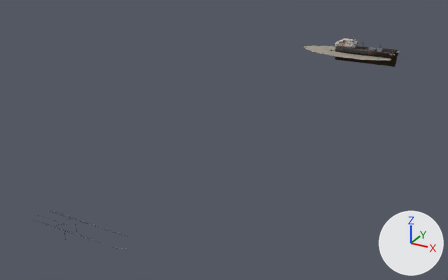
One commit to the glTF model public/assets/models/wasteland/scablands/ships.glb: the scene before it, then after it.
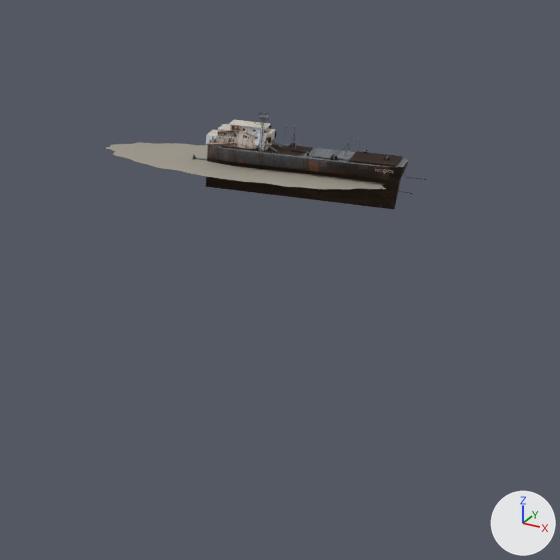
There are two pictures of each version: one whole from a 50 mm lens placed at (223.0, -234.0, 200.0), pointed at (-20.0, 208.0, -22.0), one close up on the part from 60% to 100% of the width and 0% to 64% of the height. Every picture has the same lights, and +X, +Y and +Z are marked at lower right. The last two pictures show the newer version. Where no turn or scale is listed for an object, it has been applied to the vertices. Vertices at exactly the same position are counted once.

Names of what the first close-up shows: 'ship-patience geometry', 'ship-patience:mast geometry', 'ship-patience:upperworks geometry', 'ship-place-spread-sand-0'.
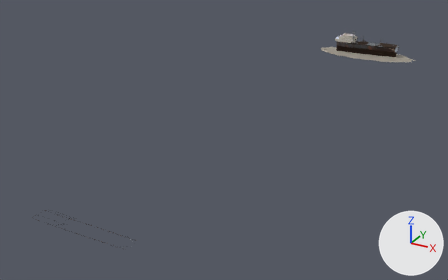
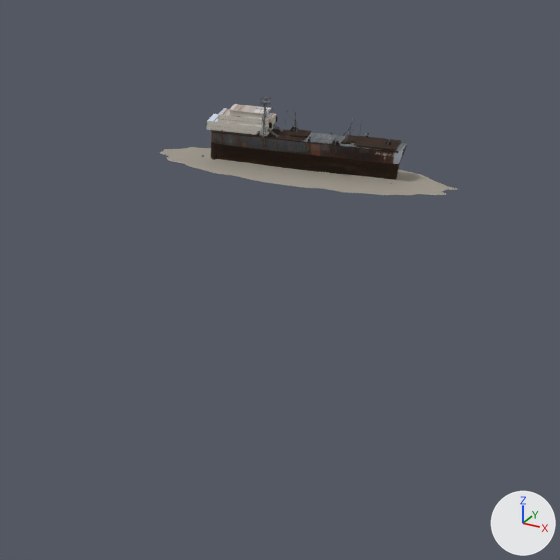
ob_ship_patience is not drawn itself; it is the parent of ob_ship_patience_geometry, ob_ship_patience_hull_bow_name__1, ob_ship_patience_hull_bow_name_1, ob_ship_patience_mast, ob_ship_patience_propeller, ob_ship_patience_rudder_geometry.

Where the newer file only moved an object's origin or applied its transform, the numbers keep the older frame.

What changed in the scene script:
```text
Change me_ship_patience_hull_welded_hull:
    used by ob_ship_patience_geometry; parent = ob_ship_patience; location = (0.0, 0.0000321, 0.0)
    remove me_ship_patience_hull_welded_hull.from_pydata(...)  # 3675 vertices, 6098 faces; spans x -37.0..37.0, y -8.2..8.2, z -12.8..15.2
    add me_ship_patience_hull_welded_hull.from_pydata(...)  # 3443 vertices, 5910 faces; spans x -36.0..36.0, y -7.5..7.5, z -12.2..15.2
    me_ship_patience_hull_welded_hull part 1: a new loose piece, a box spanning x -34.56..34.56, y -5.64..5.64, z 4.64..5.0, in mat_town___rusted_steel (picture img_town_tile___rusted_steel)
    me_ship_patience_hull_welded_hull part 2: the loose piece of 187 vertices spanning x -37.0..37.0, y -8.2..8.2, z -12.8..5.1 is rebuilt with 187 vertices and now spans x -36.0..36.0, y -5.7..5.7, z -12.2..5.2
    me_ship_patience_hull_welded_hull part 3: the loose piece of 8 vertices spanning x 12.6..33.3, y -5.3..5.3, z 5.4..5.7 is rebuilt with 8 vertices and now spans x 18.5..33.5, y -5.5..5.5, z 5.3..5.8, in mat_town___rusted_steel (picture img_town_tile___rusted_steel)
    me_ship_patience_hull_welded_hull part 4: 149 loose pieces with 1384 vertices, spanning x -33.0..34.5, y -6.9..6.9, z 4.6..12.7, are deleted
    me_ship_patience_hull_welded_hull part 5: 10 vertices moved within x 19.8, y -2.4..-2.0, z 8.5..8.6; 50 vertices removed from x -4.7..19.8, y -6.6..5.7, z 5.1..8.6; 1194 vertices added at x -35.0..35.0, y -5.5..6.3, z 5.0..8.5
    me_ship_patience_hull_welded_hull part 6: 3063 kept faces spanning x -31.0..31.5, y -7.5..7.5, z 5.1..15.2 get new texture (UV) coordinates
    other edits to the shape of me_ship_patience_hull_welded_hull do not show in these pictures
    remove me_ship_patience_hull_welded_hull.materials.append(mat_town___dirty_glass)  # picture img_town_tile___dirty_glass
Change me_patience_aft_deckhouse_thick_photographic_panels:
    remove me_patience_aft_deckhouse_thick_photographic_panels.from_pydata(...)  # 224 vertices, 432 faces; spans x -37.2..-12.7, y -7.2..3.7, z 5.2..13.5
    add me_patience_aft_deckhouse_thick_photographic_panels.from_pydata(...)  # 224 vertices, 432 faces; spans x -37.2..-12.6, y -7.8..3.3, z 10.9..19.7
    me_patience_aft_deckhouse_thick_photographic_panels part 7: the loose piece of 56 vertices spanning x -28.7..-15.2, y -5.4..2.4, z 11.2..13.2 is multiplied about its middle by the matrix ((1.77, 0.03, 0.008), (0.03, 1.349, -0.119), (-0.007, 0.094, 1.714)), then moved by (-3.5, -0.7, 0.6)
    me_patience_aft_deckhouse_thick_photographic_panels part 8: the loose piece of 56 vertices spanning x -33.2..-12.7, y -6.3..3.1, z 8.1..11.4 is multiplied about its middle by the matrix ((1.0, 0.0, 0.005), (0.0, 0.998, -0.07), (-0.005, 0.07, 0.998)), then moved by (0.0, -0.7, 6.0)
    me_patience_aft_deckhouse_thick_photographic_panels part 9: the loose piece of 56 vertices spanning x -37.2..-13.6, y -7.2..3.7, z 5.2..8.6 is multiplied about its middle by the matrix ((0.565, -0.012, 0.003), (-0.012, 0.738, -0.04), (-0.004, 0.052, 0.58)), then moved by (3.6, -0.6, 11.3)
    me_patience_aft_deckhouse_thick_photographic_panels part 10: the loose piece of 56 vertices spanning x -29.3..-14.6, y -5.9..2.8, z 13.2..13.5 is multiplied about its middle by the matrix ((1.0, 0.0, 0.005), (0.0, 0.998, -0.07), (-0.005, 0.07, 0.998)), then moved by (0.1, -0.9, 6.0)
Change me_ship_place_spread_sand_0_mesh:
    remove me_ship_place_spread_sand_0_mesh.from_pydata(...)  # 385 vertices, 720 faces; spans x -51.9..62.4, y 447.6..491.7, z -3.0..-1.8
    add me_ship_place_spread_sand_0_mesh.from_pydata(...)  # 385 vertices, 720 faces; spans x -29.9..84.4, y 447.6..491.7, z -2.0..-1.4
    me_ship_place_spread_sand_0_mesh part 11: the 1 vertex in x 5.0, y 470.0, z -1.8 is moved by (22.0, 0.0, 0.0)
    me_ship_place_spread_sand_0_mesh part 12: 157 of the vertices in x -43.9..54.3, y 450.1..489.6, z -2.7..-2.3 are moved by (22.0, 0.0, 0.9)
    me_ship_place_spread_sand_0_mesh part 13: 227 of the vertices in x -51.9..62.4, y 447.6..491.7, z -3.0..-2.3 are moved by (22.0, 0.0, 1.0)
Change ob_ship_patience:
    ob_ship_patience.location: (27.0, 470.0, 0.0) -> (27.0, 470.0, 6.0)
    ob_ship_patience.rotation_euler: (0.0, 0.0, 0.07) -> (0.0698, 0.0, 0.07)  # degrees (0, 0, 4) -> degrees (4, 0, 4)
Change ob_ship_patience_mast_geometry:
    ob_ship_patience_mast_geometry.location: (-15.72, -8.0, 12.5) -> (-15.72, -6.0, 12.5)
```

Boxes [x1, y1, x2, y2] around the edits, measured in the close-ups (560 x 560 px; the box of a moved part takes in the faces that stretch with it):
'ship-patience geometry', reshaped, moved, turned
    before: [206, 122, 408, 209]
    after: [211, 107, 407, 180]
'ship-place-spread-sand-0', reshaped (6% wider)
    before: [106, 142, 386, 189]
    after: [159, 147, 457, 195]
'ship-patience:upperworks geometry', reshaped
    before: [206, 120, 275, 151]
    after: [207, 104, 276, 136]
'ship-patience:mast geometry', moved, turned
    before: [254, 112, 272, 153]
    after: [256, 99, 274, 138]
'ship-patience:propeller geometry', moved, turned (not visible afterwards)
    before: [193, 154, 207, 160]
'ship-patience hull bow name 1', moved, turned (not visible before)
    after: [376, 152, 394, 157]
part 1 of me_ship_patience_hull_welded_hull, added
    after: [212, 128, 404, 153]
part 2 of me_ship_patience_hull_welded_hull, rebuilt
    before: [206, 143, 408, 209]
    after: [211, 130, 407, 180]
part 3 of me_ship_patience_hull_welded_hull, rebuilt
    before: [337, 151, 355, 160]
    after: [354, 136, 401, 151]
part 4 of me_ship_patience_hull_welded_hull, deleted
    before: [222, 126, 403, 167]
part 5 of me_ship_patience_hull_welded_hull, built on
    after: [221, 130, 400, 150]
part 6 of me_ship_patience_hull_welded_hull, surface changed
    before: [256, 122, 390, 161]
    after: [257, 116, 391, 147]
part 7 of me_patience_aft_deckhouse_thick_photographic_panels, moved or reshaped
    before: [230, 125, 269, 133]
    after: [207, 114, 273, 136]
part 8 of me_patience_aft_deckhouse_thick_photographic_panels, moved or reshaped
    before: [217, 124, 275, 143]
    after: [218, 108, 276, 128]
part 9 of me_patience_aft_deckhouse_thick_photographic_panels, moved or reshaped
    before: [206, 130, 272, 151]
    after: [230, 111, 269, 119]
part 10 of me_patience_aft_deckhouse_thick_photographic_panels, moved or reshaped
    before: [228, 120, 270, 129]
    after: [229, 104, 271, 114]
part 11 of me_ship_place_spread_sand_0_mesh, moved or reshaped (not visible before)
    after: [287, 168, 322, 173]
part 12 of me_ship_place_spread_sand_0_mesh, moved or reshaped
    before: [106, 142, 386, 189]
    after: [160, 147, 457, 195]
part 13 of me_ship_place_spread_sand_0_mesh, moved or reshaped
    before: [107, 143, 384, 189]
    after: [159, 148, 444, 195]
